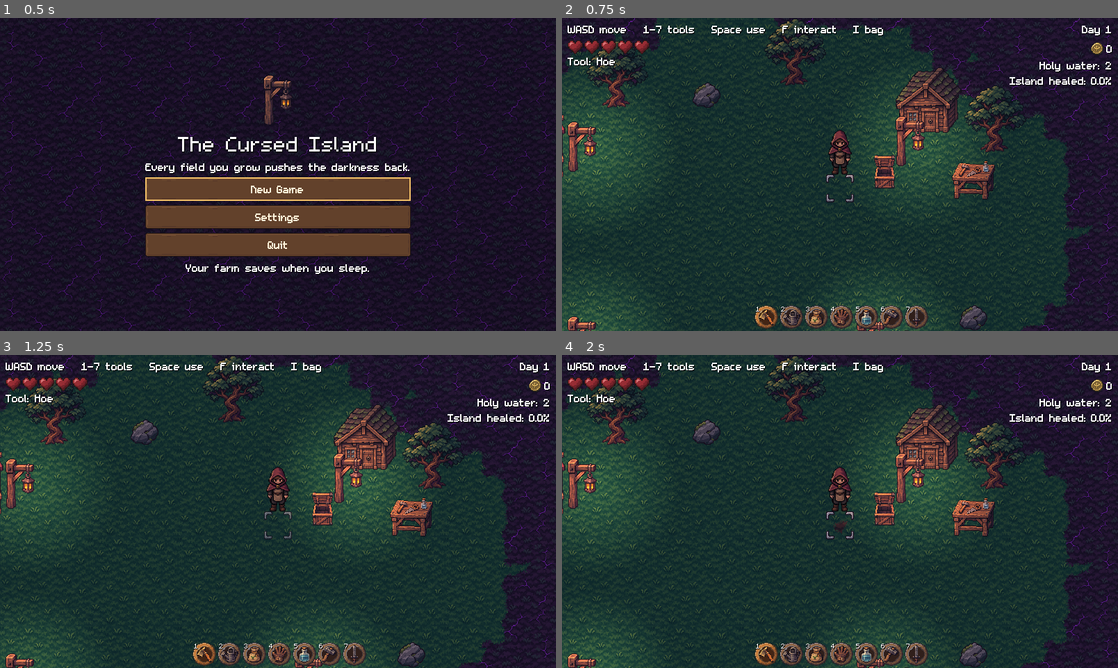
Above: before the commit, frames 1-4 (two rows, left to right).
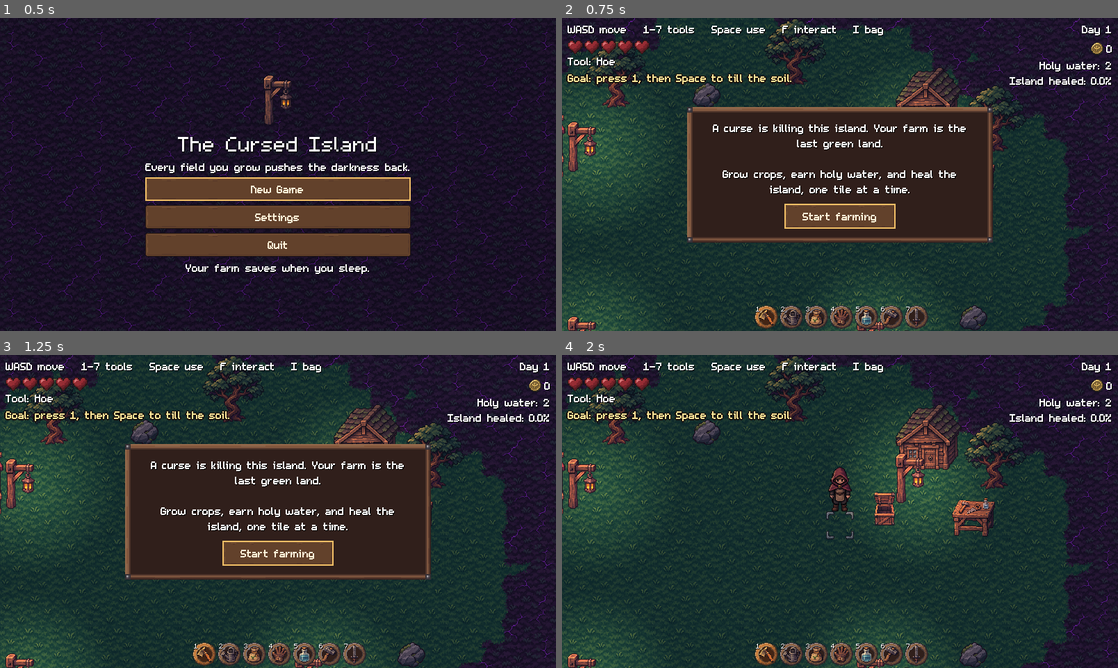
Above: after the commit, the same moments.

Repository: sudo0x/GameDevelopments
Game: Godot game, scene res://scenes/ui/title_screen.tscn
Two runs of this game, one before a commit and one after it. Both use one fixed random seed, a clock stepped at 60 frames per second and the inputs below.
Inputs (mouse positions are in pixels of both pictures, inside the frame that each line leads up to):
- Up to frame 1 (0.5 s): no input
- Up to frame 2 (0.75 s): click "New Game" at 0.5 s
- Up to frame 3 (1.25 s): no input
- Up to frame 4 (2 s): click (840, 552) at 1.25 s, where only the run after the commit has a clickable "Start farming"

Frame 1 is identical in both runs. In frame 2, 23% of the frame differs, in the area x 0-78%, y 17-72%; in frame 3, 23%; in frame 4, 0.9%.

Commit message:
Add a guided start: a short story, then one goal at a time
New players now learn why they're there and what to do next. Goals are
ticked off by playing, and older saves skip them.

Co-Authored-By: Claude Opus 5.5 <noreply@anthropic.com>

Diff:
--- a/scripts/autoload/game_state.gd
+++ b/scripts/autoload/game_state.gd
@@ -17,6 +17,8 @@
 ## The day is over: crops grow, soil dries. Shipped crops are paid just before this.
 signal day_ended
 signal day_started
+## The player finished something a goal in the guide may be waiting for.
+signal guide_changed
 
 const BALANCE: GameBalance = preload("res://data/balance.tres")
 
@@ -27,6 +29,8 @@
 const SAVE_TEMP_PATH := "user://save.tmp"
 ## Raise this when the save layout changes. Saves with another version are ignored.
 const SAVE_VERSION := 1
+## In guide_done, this means the lessons are over: saves from before the guide have it.
+const GUIDE_FINISHED := "finished"
 
 const CROPS: Array[CropData] = [
 	preload("res://data/crops/radish.tres"),
@@ -82,6 +86,10 @@
 var has_purifying_hoe := false
 ## Like holy water, but it heals a bigger patch.
 var strong_holy_water := 0
+## Actions the player has done, for the goal guide. See GoalGuide.STEPS.
+var guide_done: Array[String] = []
+## Set by a New Game, so the first morning opens with the story.
+var show_story := false
 ## Not saved: saves happen in the morning, when this is always 0.
 var holy_water_sold_today := 0
 var has_sword := false
@@ -160,6 +168,7 @@
 
 func end_day() -> void:
 	_pay_shipped()
+	record_action("sleep")
 	day_ended.emit()
 	day += 1
 	holy_water_sold_today = 0
@@ -188,6 +197,12 @@
 	money += BALANCE.blighted_crop_money
 	add_material(CURSE_SHARD, 1)
 	notice.emit("+%d money, +1 %s" % [BALANCE.blighted_crop_money, CURSE_SHARD.display_name])
+
+
+func record_action(action: String) -> void:
+	if not guide_done.has(action):
+		guide_done.append(action)
+		guide_changed.emit()
 
 
 func add_material(material: MaterialData, amount: int) -> void:
@@ -250,6 +265,8 @@
 
 ## Moves every harvested crop into the shipping box.
 func ship_all() -> void:
+	if not harvest.is_empty():
+		record_action("ship")
 	for id in harvest:
 		shipped[id] = shipped.get(id, 0) + harvest[id]
 	harvest.clear()
@@ -271,6 +288,7 @@
 	var file := ConfigFile.new()
 	file.set_value("game", "version", SAVE_VERSION)
 	file.set_value("game", "day", day)
+	file.set_value("game", "guide_done", guide_done)
 	file.set_value("game", "money", money)
 	file.set_value("game", "seeds", seeds)
 	file.set_value("game", "harvest", harvest)
@@ -299,6 +317,7 @@
 	DirAccess.remove_absolute(SAVE_PATH)
 	DirAccess.remove_absolute(SAVE_TEMP_PATH)
 	_reset()
+	show_story = true
 
 
 ## Throws away everything since the last save (the morning), as if the game had been closed.
@@ -310,6 +329,7 @@
 
 func _reset() -> void:
 	day = 1
+	guide_done.clear()
 	money = 0
 	seeds = START_SEEDS.duplicate()
 	harvest.clear()
@@ -334,6 +354,7 @@
 	if file.load(SAVE_PATH) != OK or file.get_value("game", "version", 0) != SAVE_VERSION:
 		return
 	day = file.get_value("game", "day", day)
+	guide_done.assign(file.get_value("game", "guide_done", [GUIDE_FINISHED]))
 	money = file.get_value("game", "money", money)
 	seeds.assign(file.get_value("game", "seeds", seeds))
 	harvest.assign(file.get_value("game", "harvest", harvest))
--- a/scripts/farm/farm.gd
+++ b/scripts/farm/farm.gd
@@ -300,18 +300,22 @@
 					untill(target_cell)
 				else:
 					till(target_cell)
+					GameState.record_action("till")
 				Audio.play(&"till")
 			_refresh_soil_edges()
 		Player.Tool.WATERING_CAN:
 			water(target_cell)
+			GameState.record_action("water")
 			Audio.play(&"water")
 			_refresh_soil_edges()
 		Player.Tool.SEEDS:
 			plant(target_cell, player.selected_seed())
+			GameState.record_action("plant_ward" if player.selected_seed().ward_radius > 0 else "plant")
 			Audio.play(&"plant")
 		Player.Tool.HAND:
 			if crops.has(target_cell):
 				harvest(target_cell)
+				GameState.record_action("harvest")
 				Audio.play(&"harvest")
 			elif builder.placed.has(target_cell):
 				builder.pick_up(target_cell)
@@ -321,6 +325,7 @@
 				Audio.play(&"gather")
 		Player.Tool.HOLY_WATER:
 			healing.cleanse(target_cell, player.strong_water)
+			GameState.record_action("heal")
 		Player.Tool.BUILD:
 			builder.place(target_cell, player.selected_building())
 			Audio.play(&"place")
--- /dev/null
+++ b/scripts/ui/goal_guide.gd
@@ -0,0 +1,104 @@
+class_name GoalGuide
+extends Label
+## Teaches the game by doing: one goal at a time under the tool text, ticked off by playing, then
+## the long goal. A New Game opens with a short story panel. Each row is the action that finishes
+## the goal (see GameState.record_action), then its text for keyboards and for touch screens.
+
+const STEPS: Array[Array] = [
+	["till", "Goal: press 1, then Space to till the soil.", "Goal: tap the hoe, then Use to till the soil."],
+	["plant", "Goal: press 3, then Space to plant a seed in the soil.", "Goal: tap the seeds, then Use to plant in the soil."],
+	["water", "Goal: press 2, then Space to water your seed.", "Goal: tap the watering can, then Use to water your seed."],
+	["sleep", "Goal: go to your house door and press F to sleep.", "Goal: go to your house door and tap ! to sleep."],
+	["heal", "Goal: stand by the curse. Press 5, then Space to heal it.", "Goal: stand by the curse. Tap the holy water, then Use."],
+	["harvest", "Goal: water and sleep until it's ripe, then press 4 and Space.", "Goal: water and sleep until it's ripe, then tap the glove and Use."],
+	["ship", "Goal: press F at the shipping box to sell your harvest.", "Goal: tap ! at the shipping box to sell your harvest."],
+	["plant_ward", "Goal: buy a wardthorn seed at the stall. Plant it by the curse to guard your land.", "Goal: buy a wardthorn seed at the stall. Plant it by the curse to guard your land."],
+]
+const SHRINE_GOAL := "Long goal: heal a path east and restore the old shrine."
+const LAST_GOAL := "Long goal: keep healing the island."
+const STORY := "A curse is killing this island. Your farm is the last green land.\n\nGrow crops, earn holy water, and heal the island, one tile at a time."
+const TEXT_COLOR := Color(1.0, 0.9, 0.6)
+const WIDTH := 340.0
+const OUTLINE_COLOR := Color(0.1, 0.07, 0.08)
+const OUTLINE_SIZE := 6
+const STORY_MARGIN := 16
+const TOOL_LINE_HEIGHT := 24.0
+const STORY_WIDTH := 400.0
+const PANEL_STYLE := preload("res://data/ui/menu_panel.tres")
+
+var _tool_label: Label
+var _story: PanelContainer
+
+
+func setup(tool_label: Label) -> void:
+	_tool_label = tool_label
+
+
+func _ready() -> void:
+	autowrap_mode = TextServer.AUTOWRAP_WORD_SMART
+	custom_minimum_size.x = WIDTH
+	size.x = WIDTH
+	modulate = TEXT_COLOR
+	mouse_filter = Control.MOUSE_FILTER_IGNORE
+	# Goals sit over trees and grass, so they need more help to read than other text.
+	add_theme_color_override("font_outline_color", OUTLINE_COLOR)
+	add_theme_constant_override("outline_size", OUTLINE_SIZE)
+	GameState.guide_changed.connect(_refresh)
+	GameState.inventory_changed.connect(_refresh)
+	GameState.day_started.connect(_refresh)
+	_refresh()
+	if GameState.show_story:
+		GameState.show_story = false
+		_open_story.call_deferred()
+
+
+## The goal to show now.
+func current_text() -> String:
+	if not GameState.guide_done.has(GameState.GUIDE_FINISHED):
+		for step in STEPS:
+			if not GameState.guide_done.has(step[0]):
+				return GameState.controls(step[1], step[2])
+	return LAST_GOAL if GameState.farm_state.get("shrine", false) else SHRINE_GOAL
+
+
+func _refresh() -> void:
+	text = current_text()
+	# Phones move the tool text up, and this follows it.
+	position = Vector2(_tool_label.position.x, _tool_label.position.y + TOOL_LINE_HEIGHT)
+
+
+func _open_story() -> void:
+	_story = PanelContainer.new()
+	_story.process_mode = Node.PROCESS_MODE_ALWAYS
+	_story.add_theme_stylebox_override("panel", PANEL_STYLE)
+	var box := VBoxContainer.new()
+	box.add_theme_constant_override("separation", 12)
+	var words := Label.new()
+	words.text = STORY
+	words.custom_minimum_size.x = STORY_WIDTH
+	words.autowrap_mode = TextServer.AUTOWRAP_WORD_SMART
+	words.horizontal_alignment = HORIZONTAL_ALIGNMENT_CENTER
+	var start := Button.new()
+	start.text = "Start farming"
+	start.custom_minimum_size = Vector2(160, GameMenu.BUTTON_SIZE.y)
+	start.size_flags_horizontal = Control.SIZE_SHRINK_CENTER
+	start.pressed.connect(_close_story)
+	box.add_child(words)
+	box.add_child(start)
+	var margin := MarginContainer.new()
+	for side in ["left", "top", "right", "bottom"]:
+		margin.add_theme_constant_override("margin_" + side, STORY_MARGIN)
+	margin.add_child(box)
+	_story.add_child(margin)
+	get_parent().add_child(_story)
+	_story.set_anchors_and_offsets_preset(Control.PRESET_CENTER, Control.PRESET_MODE_MINSIZE)
+	_story.grow_horizontal = Control.GROW_DIRECTION_BOTH
+	_story.grow_vertical = Control.GROW_DIRECTION_BOTH
+	get_tree().paused = true
+	start.grab_focus()
+
+
+func _close_story() -> void:
+	_story.queue_free()
+	_story = null
+	get_tree().paused = false
--- a/scripts/ui/hud.gd
+++ b/scripts/ui/hud.gd
@@ -37,7 +37,17 @@
 	GameState.notice.connect(_show_notice)
 	GameState.fainted.connect(_faint)
 	farm.target_status_changed.connect(_show_crop_status)
+	_add_goal_guide()
 	_refresh()
+
+
+## Right after the tool text, so menus and the fade still draw over it.
+func _add_goal_guide() -> void:
+	var guide := GoalGuide.new()
+	guide.name = "GoalGuide"
+	guide.setup(tool_label)
+	add_child(guide)
+	move_child(guide, tool_label.get_index() + 1)
 
 
 func _refresh() -> void:
--- a/tests/test_audio.gd
+++ b/tests/test_audio.gd
@@ -59,6 +59,7 @@
 	audio.load_settings()
 	check("settings load back", is_equal_approx(audio.music_volume, 0.5) and audio.effects_volume == 0.0)
 	gs.start_new_game()
+	gs.show_story = false
 	check("New Game keeps the volume", is_equal_approx(audio.music_volume, 0.5))
 	audio.set_effects_volume(0.8)
 
--- /dev/null
+++ b/tests/test_goal_guide.gd
@@ -0,0 +1,102 @@
+extends SceneTree
+## A new player gets a short story, then one goal at a time, ticked off by really playing.
+var fails := 0
+
+
+func check(name: String, ok: bool) -> void:
+	print(("PASS " if ok else "FAIL ") + name)
+	if not ok:
+		fails += 1
+
+
+func wait(frames: int) -> void:
+	for i in frames:
+		await physics_frame
+
+
+func _initialize() -> void:
+	_run()
+
+
+func _run() -> void:
+	var gs: Node = root.get_node("GameState")
+	gs.start_new_game()
+	check("a new game asks for the story", gs.show_story)
+	var main: Node = load("res://scenes/main/main.tscn").instantiate()
+	root.add_child(main)
+	await process_frame
+	await process_frame
+	await wait(3)
+	var hud: Node = main.get_node("HUD")
+	var farm: Node = main.get_node("Farm")
+	var guide: Label = hud.get_node("GoalGuide")
+	var controls: Node = main.get_node("HUD/TouchControls")
+	check("the story pauses the game", paused and guide._story != null)
+	check("it tells the purpose", guide.STORY.contains("heal the island"))
+	check("the story is only shown once", not gs.show_story)
+	guide._close_story()
+	await process_frame
+	check("starting farming unpauses", not paused)
+
+	# Every goal fits, and never names a key on a touch screen.
+	var word_keys := ["Space", "press ", "Press "]
+	var phone_clean := true
+	for step: Array in guide.STEPS:
+		for key: String in word_keys:
+			phone_clean = phone_clean and not step[2].contains(key)
+	check("touch goals name no keys", phone_clean)
+
+	# Real tools tick goals off, in order.
+	check("the first goal is to till", guide.text.contains("till"))
+	var cell := Vector2i(26, 12)
+	farm.target_cell = cell
+	await wait(2)
+	farm.target_cell = cell
+	farm._on_tool_used(0)
+	check("tilling moves on to planting", guide.text.contains("plant a seed"))
+	farm.target_cell = cell
+	farm._on_tool_used(2)
+	check("planting moves on to watering", guide.text.contains("water your seed"))
+	farm.target_cell = cell
+	farm._on_tool_used(1)
+	check("watering moves on to sleeping", guide.text.contains("sleep"))
+	controls.set_active(true)
+	check("touch screens get touch words", guide.text.contains("tap !"))
+	check("the goal sits under the tool text", guide.position.y == hud.tool_label.position.y + 24.0)
+	controls.set_active(false)
+	check("back to keyboard words", guide.text.contains("press F"))
+	gs.end_day()
+	check("sleeping moves on to healing", guide.text.contains("heal"))
+
+	# A goal done early is already ticked when its turn comes.
+	gs.record_action("ship")
+	gs.record_action("heal")
+	check("the next open goal shows", guide.text.contains("ripe"))
+	gs.record_action("harvest")
+	check("a goal done early is skipped", guide.text.contains("wardthorn"))
+
+	# The goals survive a restart.
+	gs.end_day()
+	var done: Array = Array(gs.guide_done).duplicate()
+	main.free()
+	gs._reset()
+	gs.load_game()
+	check("finished goals are saved", Array(gs.guide_done) == done)
+
+	# The end of the list, and a save from before goals existed.
+	gs.record_action("plant_ward")
+	main = load("res://scenes/main/main.tscn").instantiate()
+	root.add_child(main)
+	await process_frame
+	guide = main.get_node("HUD/GoalGuide")
+	check("then the long goal", guide.text == guide.SHRINE_GOAL)
+	gs.farm_state["shrine"] = true
+	gs.guide_changed.emit()
+	check("then keep healing", guide.text == guide.LAST_GOAL)
+	gs.farm_state["shrine"] = false
+	gs.guide_done.assign([gs.GUIDE_FINISHED])
+	gs.guide_changed.emit()
+	check("old saves skip the lessons", guide.text == guide.SHRINE_GOAL)
+
+	print("FAILS: %d" % fails)
+	quit(1 if fails > 0 else 0)
--- a/tests/test_title.gd
+++ b/tests/test_title.gd
@@ -37,6 +37,8 @@
 func wait_for_game() -> void:
 	for i in 6:
 		await process_frame
+	# A New Game opens with the story, which pauses; this test is about what happens around it.
+	paused = false
 
 
 func _initialize() -> void:
Not shown, added: scripts/ui/goal_guide.gd.uid
Not shown, changed: CLAUDE.md
Not shown, changed: docs/06_2026-11-04_build-notes.md
Not shown, changed: docs/17_2026-11-04_decisions-log.md
Not shown, changed: docs/19_2026-11-04_playtest.md
